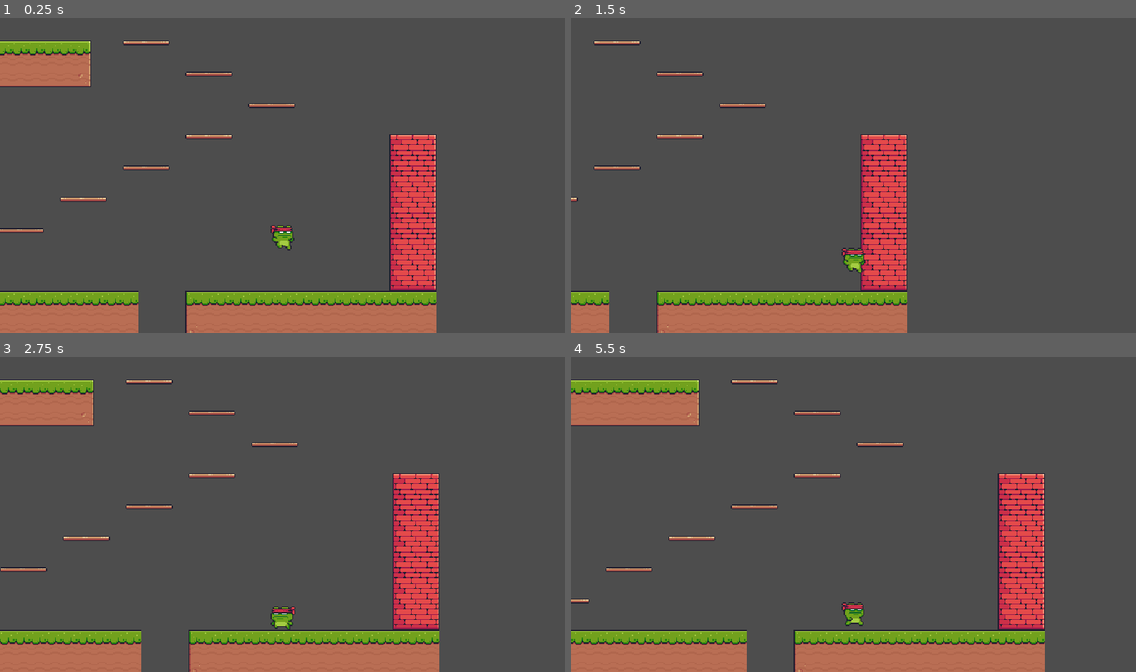
Above: before the commit, frames 1-4 (two rows, left to right).
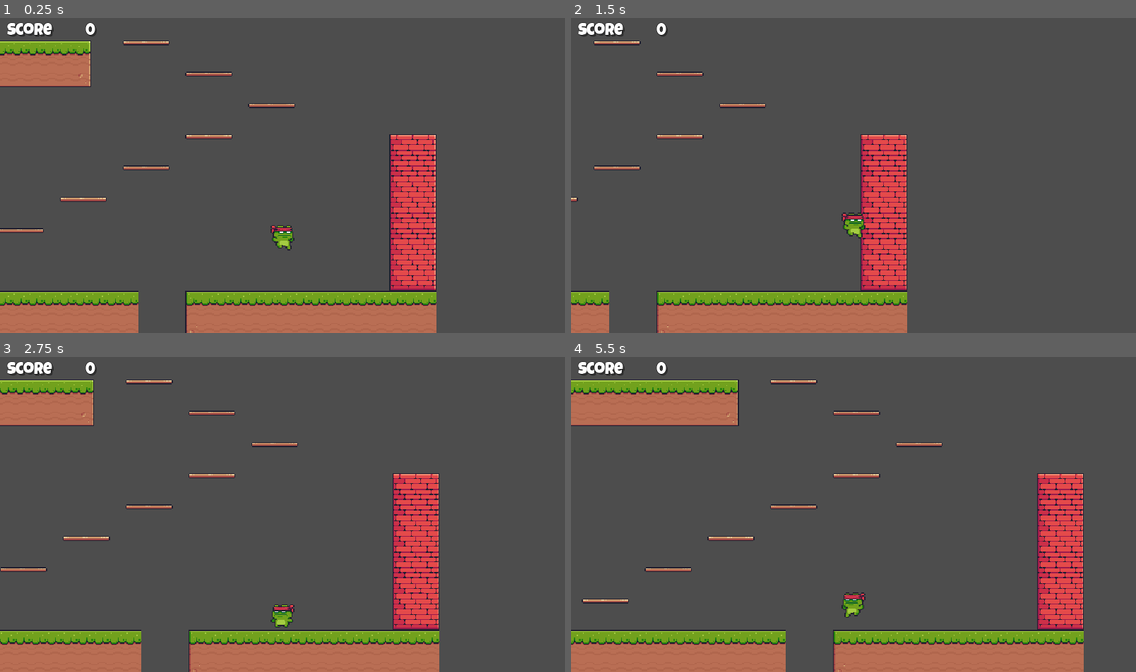
Above: after the commit, the same moments.

Repository: andreashsy/godot_workshop_prototype
Game: Godot game, scene res://scenes/level.tscn
The game is run twice, just before and just after one commit, with the same random seed, the same clock (stepped at 60 frames per second) and the same inputs.
Inputs:
- Up to frame 1 (0.25 s): no input
- Up to frame 2 (1.5 s): hold Right (right) from 0.53 s (still down); tap Space (jump) at 0.77 s
- Up to frame 3 (2.75 s): tap Space (jump) at 1.52 s; release Right (right) at 2.03 s; hold Left (left) from 2.03 s (still down)
- Up to frame 4 (5.5 s): release Left (left) at 2.78 s; hold Right (right) 2.78-4.28 s; tap Space (jump) at 3.02, 3.77, 4.52 s; hold Left (left) 4.28-5.03 s; hold Right (right) from 5.03 s (still down)

The runs differ from the first frame. In frame 1, 0.4% of the frame differs, in the area x 1-18%, y 1-6%; in frame 2, 0.9%; in frame 3, 0.6%; in frame 4, 15%, in the area x 0-91%, y 1-100%.

Commit message:
phase 2 - item, subclassed items, hud

Diff:
--- a/project.godot
+++ b/project.godot
@@ -14,6 +14,10 @@
 run/main_scene="res://scenes/level.tscn"
 config/features=PackedStringArray("4.2", "Forward Plus")
 config/icon="res://assets/icon.png"
+
+[autoload]
+
+GameManager="*res://singletons/game_manager.gd"
 
 [display]
 
--- /dev/null
+++ b/scenes/apple.tscn
@@ -0,0 +1,196 @@
+[gd_scene load_steps=30 format=3 uid="uid://1cvoxasei0a6"]
+
+[ext_resource type="PackedScene" uid="uid://do5l16skpw6x" path="res://scenes/item.tscn" id="1_jjwkm"]
+[ext_resource type="Script" path="res://scripts/apple.gd" id="2_cu33e"]
+[ext_resource type="Texture2D" uid="uid://d3pv28c8m6cdv" path="res://assets/items/Apple.png" id="3_838nv"]
+[ext_resource type="Texture2D" uid="uid://cp3hfinxad4ed" path="res://assets/items/Collected.png" id="3_djgyw"]
+
+[sub_resource type="CircleShape2D" id="CircleShape2D_yivai"]
+radius = 7.07107
+
+[sub_resource type="AtlasTexture" id="AtlasTexture_t3b2l"]
+atlas = ExtResource("3_838nv")
+region = Rect2(0, 0, 32, 32)
+
+[sub_resource type="AtlasTexture" id="AtlasTexture_n40fy"]
+atlas = ExtResource("3_838nv")
+region = Rect2(32, 0, 32, 32)
+
+[sub_resource type="AtlasTexture" id="AtlasTexture_54ear"]
+atlas = ExtResource("3_838nv")
+region = Rect2(64, 0, 32, 32)
+
+[sub_resource type="AtlasTexture" id="AtlasTexture_fmd3f"]
+atlas = ExtResource("3_838nv")
+region = Rect2(96, 0, 32, 32)
+
+[sub_resource type="AtlasTexture" id="AtlasTexture_y0gap"]
+atlas = ExtResource("3_838nv")
+region = Rect2(128, 0, 32, 32)
+
+[sub_resource type="AtlasTexture" id="AtlasTexture_630xb"]
+atlas = ExtResource("3_838nv")
+region = Rect2(160, 0, 32, 32)
+
+[sub_resource type="AtlasTexture" id="AtlasTexture_dvxom"]
+atlas = ExtResource("3_838nv")
+region = Rect2(192, 0, 32, 32)
+
+[sub_resource type="AtlasTexture" id="AtlasTexture_qpq8a"]
+atlas = ExtResource("3_838nv")
+region = Rect2(224, 0, 32, 32)
+
+[sub_resource type="AtlasTexture" id="AtlasTexture_4dm03"]
+atlas = ExtResource("3_838nv")
+region = Rect2(256, 0, 32, 32)
+
+[sub_resource type="AtlasTexture" id="AtlasTexture_p2lry"]
+atlas = ExtResource("3_838nv")
+region = Rect2(288, 0, 32, 32)
+
+[sub_resource type="AtlasTexture" id="AtlasTexture_601vp"]
+atlas = ExtResource("3_838nv")
+region = Rect2(320, 0, 32, 32)
+
+[sub_resource type="AtlasTexture" id="AtlasTexture_0nx7k"]
+atlas = ExtResource("3_838nv")
+region = Rect2(352, 0, 32, 32)
+
+[sub_resource type="AtlasTexture" id="AtlasTexture_l86oa"]
+atlas = ExtResource("3_838nv")
+region = Rect2(384, 0, 32, 32)
+
+[sub_resource type="AtlasTexture" id="AtlasTexture_tr7vk"]
+atlas = ExtResource("3_838nv")
+region = Rect2(416, 0, 32, 32)
+
+[sub_resource type="AtlasTexture" id="AtlasTexture_ijwlf"]
+atlas = ExtResource("3_838nv")
+region = Rect2(448, 0, 32, 32)
+
+[sub_resource type="AtlasTexture" id="AtlasTexture_w5squ"]
+atlas = ExtResource("3_838nv")
+region = Rect2(480, 0, 32, 32)
+
+[sub_resource type="AtlasTexture" id="AtlasTexture_wh8xr"]
+atlas = ExtResource("3_838nv")
+region = Rect2(512, 0, 32, 32)
+
+[sub_resource type="AtlasTexture" id="AtlasTexture_6puwq"]
+atlas = ExtResource("3_djgyw")
+region = Rect2(0, 0, 32, 32)
+
+[sub_resource type="AtlasTexture" id="AtlasTexture_m6sp1"]
+atlas = ExtResource("3_djgyw")
+region = Rect2(32, 0, 32, 32)
+
+[sub_resource type="AtlasTexture" id="AtlasTexture_10b3a"]
+atlas = ExtResource("3_djgyw")
+region = Rect2(64, 0, 32, 32)
+
+[sub_resource type="AtlasTexture" id="AtlasTexture_fxse3"]
+atlas = ExtResource("3_djgyw")
+region = Rect2(96, 0, 32, 32)
+
+[sub_resource type="AtlasTexture" id="AtlasTexture_0jqor"]
+atlas = ExtResource("3_djgyw")
+region = Rect2(128, 0, 32, 32)
+
+[sub_resource type="AtlasTexture" id="AtlasTexture_hu8eq"]
+atlas = ExtResource("3_djgyw")
+region = Rect2(160, 0, 32, 32)
+
+[sub_resource type="SpriteFrames" id="SpriteFrames_sif2h"]
+animations = [{
+"frames": [{
+"duration": 1.0,
+"texture": SubResource("AtlasTexture_t3b2l")
+}, {
+"duration": 1.0,
+"texture": SubResource("AtlasTexture_n40fy")
+}, {
+"duration": 1.0,
+"texture": SubResource("AtlasTexture_54ear")
+}, {
+"duration": 1.0,
+"texture": SubResource("AtlasTexture_fmd3f")
+}, {
+"duration": 1.0,
+"texture": SubResource("AtlasTexture_y0gap")
+}, {
+"duration": 1.0,
+"texture": SubResource("AtlasTexture_630xb")
+}, {
+"duration": 1.0,
+"texture": SubResource("AtlasTexture_dvxom")
+}, {
+"duration": 1.0,
+"texture": SubResource("AtlasTexture_qpq8a")
+}, {
+"duration": 1.0,
+"texture": SubResource("AtlasTexture_4dm03")
+}, {
+"duration": 1.0,
+"texture": SubResource("AtlasTexture_p2lry")
+}, {
+"duration": 1.0,
+"texture": SubResource("AtlasTexture_601vp")
+}, {
+"duration": 1.0,
+"texture": SubResource("AtlasTexture_0nx7k")
+}, {
+"duration": 1.0,
+"texture": SubResource("AtlasTexture_l86oa")
+}, {
+"duration": 1.0,
+"texture": SubResource("AtlasTexture_tr7vk")
+}, {
+"duration": 1.0,
+"texture": SubResource("AtlasTexture_ijwlf")
+}, {
+"duration": 1.0,
+"texture": SubResource("AtlasTexture_w5squ")
+}, {
+"duration": 1.0,
+"texture": SubResource("AtlasTexture_wh8xr")
+}],
+"loop": true,
+"name": &"apple",
+"speed": 10.0
+}, {
+"frames": [{
+"duration": 1.0,
+"texture": SubResource("AtlasTexture_6puwq")
+}, {
+"duration": 1.0,
+"texture": SubResource("AtlasTexture_m6sp1")
+}, {
+"duration": 1.0,
+"texture": SubResource("AtlasTexture_10b3a")
+}, {
+"duration": 1.0,
+"texture": SubResource("AtlasTexture_fxse3")
+}, {
+"duration": 1.0,
+"texture": SubResource("AtlasTexture_0jqor")
+}, {
+"duration": 1.0,
+"texture": SubResource("AtlasTexture_hu8eq")
+}],
+"loop": false,
+"name": &"collected",
+"speed": 10.0
+}]
+
+[node name="Apple" instance=ExtResource("1_jjwkm")]
+script = ExtResource("2_cu33e")
+REWARD = 2
+
+[node name="CollisionShape2D" parent="." index="0"]
+position = Vector2(0, -3)
+shape = SubResource("CircleShape2D_yivai")
+
+[node name="AnimatedSprite2D" parent="." index="1"]
+sprite_frames = SubResource("SpriteFrames_sif2h")
+animation = &"apple"
+autoplay = "apple"
--- /dev/null
+++ b/scenes/hud.tscn
@@ -0,0 +1,47 @@
+[gd_scene load_steps=4 format=3 uid="uid://cbgdhj8vrqrwb"]
+
+[ext_resource type="Script" path="res://scripts/hud.gd" id="1_nb6h0"]
+[ext_resource type="FontFile" uid="uid://0fr0no0womuo" path="res://assets/fonts/LuckiestGuy-Regular.ttf" id="1_xvjc7"]
+
+[sub_resource type="LabelSettings" id="LabelSettings_6tf0j"]
+font = ExtResource("1_xvjc7")
+font_size = 32
+outline_size = 3
+outline_color = Color(0, 0, 0, 1)
+shadow_size = 3
+shadow_color = Color(0, 0, 0, 0.337255)
+shadow_offset = Vector2(3, 3)
+
+[node name="HUD" type="CanvasLayer"]
+script = ExtResource("1_nb6h0")
+
+[node name="MarginContainer" type="MarginContainer" parent="."]
+anchors_preset = -1
+anchor_right = 0.182292
+anchor_bottom = 0.0509259
+grow_horizontal = 2
+theme_override_constants/margin_left = 15
+theme_override_constants/margin_top = 15
+theme_override_constants/margin_right = 15
+theme_override_constants/margin_bottom = 15
+metadata/_edit_use_anchors_ = true
+
+[node name="Score" type="VBoxContainer" parent="MarginContainer"]
+layout_mode = 2
+
+[node name="HBoxContainer" type="HBoxContainer" parent="MarginContainer/Score"]
+layout_mode = 2
+
+[node name="Label" type="Label" parent="MarginContainer/Score/HBoxContainer"]
+layout_mode = 2
+text = "Score"
+label_settings = SubResource("LabelSettings_6tf0j")
+vertical_alignment = 1
+
+[node name="Value" type="Label" parent="MarginContainer/Score/HBoxContainer"]
+layout_mode = 2
+size_flags_horizontal = 3
+text = "000"
+label_settings = SubResource("LabelSettings_6tf0j")
+horizontal_alignment = 2
+vertical_alignment = 1
--- /dev/null
+++ b/scenes/item.tscn
@@ -0,0 +1,66 @@
+[gd_scene load_steps=10 format=3 uid="uid://do5l16skpw6x"]
+
+[ext_resource type="Texture2D" uid="uid://cp3hfinxad4ed" path="res://assets/items/Collected.png" id="1_5g5u5"]
+[ext_resource type="Script" path="res://scripts/item.gd" id="1_u18rh"]
+
+[sub_resource type="AtlasTexture" id="AtlasTexture_6puwq"]
+atlas = ExtResource("1_5g5u5")
+region = Rect2(0, 0, 32, 32)
+
+[sub_resource type="AtlasTexture" id="AtlasTexture_m6sp1"]
+atlas = ExtResource("1_5g5u5")
+region = Rect2(32, 0, 32, 32)
+
+[sub_resource type="AtlasTexture" id="AtlasTexture_10b3a"]
+atlas = ExtResource("1_5g5u5")
+region = Rect2(64, 0, 32, 32)
+
+[sub_resource type="AtlasTexture" id="AtlasTexture_fxse3"]
+atlas = ExtResource("1_5g5u5")
+region = Rect2(96, 0, 32, 32)
+
+[sub_resource type="AtlasTexture" id="AtlasTexture_0jqor"]
+atlas = ExtResource("1_5g5u5")
+region = Rect2(128, 0, 32, 32)
+
+[sub_resource type="AtlasTexture" id="AtlasTexture_hu8eq"]
+atlas = ExtResource("1_5g5u5")
+region = Rect2(160, 0, 32, 32)
+
+[sub_resource type="SpriteFrames" id="SpriteFrames_jirhk"]
+animations = [{
+"frames": [{
+"duration": 1.0,
+"texture": SubResource("AtlasTexture_6puwq")
+}, {
+"duration": 1.0,
+"texture": SubResource("AtlasTexture_m6sp1")
+}, {
+"duration": 1.0,
+"texture": SubResource("AtlasTexture_10b3a")
+}, {
+"duration": 1.0,
+"texture": SubResource("AtlasTexture_fxse3")
+}, {
+"duration": 1.0,
+"texture": SubResource("AtlasTexture_0jqor")
+}, {
+"duration": 1.0,
+"texture": SubResource("AtlasTexture_hu8eq")
+}],
+"loop": false,
+"name": &"collected",
+"speed": 10.0
+}]
+
+[node name="Item" type="Area2D"]
+script = ExtResource("1_u18rh")
+
+[node name="CollisionShape2D" type="CollisionShape2D" parent="."]
+
+[node name="AnimatedSprite2D" type="AnimatedSprite2D" parent="."]
+position = Vector2(0, -1)
+sprite_frames = SubResource("SpriteFrames_jirhk")
+animation = &"collected"
+
+[connection signal="body_entered" from="." to="." method="_on_body_entered"]
--- a/scenes/level.tscn
+++ b/scenes/level.tscn
@@ -1,8 +1,11 @@
-[gd_scene load_steps=7 format=3 uid="uid://bmd745plyxo0o"]
+[gd_scene load_steps=10 format=3 uid="uid://bmd745plyxo0o"]
 
 [ext_resource type="Script" path="res://scripts/level.gd" id="1_j2jxp"]
 [ext_resource type="Texture2D" uid="uid://c0oysd4nhdmug" path="res://assets/Terrain (16x16).png" id="1_wctjx"]
 [ext_resource type="PackedScene" uid="uid://o6tdu5564giv" path="res://scenes/ninja_frog.tscn" id="2_ahte1"]
+[ext_resource type="PackedScene" uid="uid://1cvoxasei0a6" path="res://scenes/apple.tscn" id="4_nokjo"]
+[ext_resource type="PackedScene" uid="uid://6awga7ba6loc" path="res://scenes/pineapple.tscn" id="5_ksk03"]
+[ext_resource type="PackedScene" uid="uid://cbgdhj8vrqrwb" path="res://scenes/hud.tscn" id="6_qnp1h"]
 
 [sub_resource type="TileSetAtlasSource" id="TileSetAtlasSource_5f636"]
 texture = ExtResource("1_wctjx")
@@ -495,6 +498,7 @@
 shape = SubResource("RectangleShape2D_1i7ev")
 
 [node name="NinjaFrog" parent="." instance=ExtResource("2_ahte1")]
+JUMP = 250.0
 
 [node name="StartPoistions" type="Node" parent="."]
 
@@ -507,4 +511,26 @@
 [node name="StartPos3" type="Marker2D" parent="StartPoistions" groups=["start_pos"]]
 position = Vector2(1123, 518)
 
+[node name="Rewards" type="Node" parent="."]
+
+[node name="Apple" parent="Rewards" instance=ExtResource("4_nokjo")]
+position = Vector2(270, 564)
+
+[node name="Apple4" parent="Rewards" instance=ExtResource("4_nokjo")]
+position = Vector2(243, 564)
+
+[node name="Apple5" parent="Rewards" instance=ExtResource("4_nokjo")]
+position = Vector2(298, 564)
+
+[node name="Apple6" parent="Rewards" instance=ExtResource("4_nokjo")]
+position = Vector2(270, 526)
+
+[node name="Pineapple" parent="Rewards" instance=ExtResource("5_ksk03")]
+position = Vector2(256, 542)
+
+[node name="Pineapple2" parent="Rewards" instance=ExtResource("5_ksk03")]
+position = Vector2(284, 541)
+
+[node name="HUD" parent="." instance=ExtResource("6_qnp1h")]
+
 [connection signal="body_entered" from="DeadZone" to="." method="_on_dead_zone_body_entered"]
--- /dev/null
+++ b/scenes/pineapple.tscn
@@ -0,0 +1,193 @@
+[gd_scene load_steps=29 format=3 uid="uid://6awga7ba6loc"]
+
+[ext_resource type="PackedScene" uid="uid://do5l16skpw6x" path="res://scenes/item.tscn" id="1_m7jsf"]
+[ext_resource type="Texture2D" uid="uid://cp3hfinxad4ed" path="res://assets/items/Collected.png" id="2_sioac"]
+[ext_resource type="Texture2D" uid="uid://dtij0f4v4x55q" path="res://assets/items/Pineapple.png" id="3_g2i38"]
+
+[sub_resource type="RectangleShape2D" id="RectangleShape2D_prove"]
+size = Vector2(10, 17)
+
+[sub_resource type="AtlasTexture" id="AtlasTexture_6puwq"]
+atlas = ExtResource("2_sioac")
+region = Rect2(0, 0, 32, 32)
+
+[sub_resource type="AtlasTexture" id="AtlasTexture_m6sp1"]
+atlas = ExtResource("2_sioac")
+region = Rect2(32, 0, 32, 32)
+
+[sub_resource type="AtlasTexture" id="AtlasTexture_10b3a"]
+atlas = ExtResource("2_sioac")
+region = Rect2(64, 0, 32, 32)
+
+[sub_resource type="AtlasTexture" id="AtlasTexture_fxse3"]
+atlas = ExtResource("2_sioac")
+region = Rect2(96, 0, 32, 32)
+
+[sub_resource type="AtlasTexture" id="AtlasTexture_0jqor"]
+atlas = ExtResource("2_sioac")
+region = Rect2(128, 0, 32, 32)
+
+[sub_resource type="AtlasTexture" id="AtlasTexture_hu8eq"]
+atlas = ExtResource("2_sioac")
+region = Rect2(160, 0, 32, 32)
+
+[sub_resource type="AtlasTexture" id="AtlasTexture_8kal8"]
+atlas = ExtResource("3_g2i38")
+region = Rect2(0, 0, 32, 32)
+
+[sub_resource type="AtlasTexture" id="AtlasTexture_s3nfr"]
+atlas = ExtResource("3_g2i38")
+region = Rect2(32, 0, 32, 32)
+
+[sub_resource type="AtlasTexture" id="AtlasTexture_b8vwq"]
+atlas = ExtResource("3_g2i38")
+region = Rect2(64, 0, 32, 32)
+
+[sub_resource type="AtlasTexture" id="AtlasTexture_qlu82"]
+atlas = ExtResource("3_g2i38")
+region = Rect2(96, 0, 32, 32)
+
+[sub_resource type="AtlasTexture" id="AtlasTexture_mffgj"]
+atlas = ExtResource("3_g2i38")
+region = Rect2(128, 0, 32, 32)
+
+[sub_resource type="AtlasTexture" id="AtlasTexture_6586p"]
+atlas = ExtResource("3_g2i38")
+region = Rect2(160, 0, 32, 32)
+
+[sub_resource type="AtlasTexture" id="AtlasTexture_ots3s"]
+atlas = ExtResource("3_g2i38")
+region = Rect2(192, 0, 32, 32)
+
+[sub_resource type="AtlasTexture" id="AtlasTexture_kdq4b"]
+atlas = ExtResource("3_g2i38")
+region = Rect2(224, 0, 32, 32)
+
+[sub_resource type="AtlasTexture" id="AtlasTexture_aetjb"]
+atlas = ExtResource("3_g2i38")
+region = Rect2(256, 0, 32, 32)
+
+[sub_resource type="AtlasTexture" id="AtlasTexture_krhjg"]
+atlas = ExtResource("3_g2i38")
+region = Rect2(288, 0, 32, 32)
+
+[sub_resource type="AtlasTexture" id="AtlasTexture_gh4ne"]
+atlas = ExtResource("3_g2i38")
+region = Rect2(320, 0, 32, 32)
+
+[sub_resource type="AtlasTexture" id="AtlasTexture_b0sni"]
+atlas = ExtResource("3_g2i38")
+region = Rect2(352, 0, 32, 32)
+
+[sub_resource type="AtlasTexture" id="AtlasTexture_e1utg"]
+atlas = ExtResource("3_g2i38")
+region = Rect2(384, 0, 32, 32)
+
+[sub_resource type="AtlasTexture" id="AtlasTexture_a8amg"]
+atlas = ExtResource("3_g2i38")
+region = Rect2(416, 0, 32, 32)
+
+[sub_resource type="AtlasTexture" id="AtlasTexture_oimtp"]
+atlas = ExtResource("3_g2i38")
+region = Rect2(448, 0, 32, 32)
+
+[sub_resource type="AtlasTexture" id="AtlasTexture_waneo"]
+atlas = ExtResource("3_g2i38")
+region = Rect2(480, 0, 32, 32)
+
+[sub_resource type="AtlasTexture" id="AtlasTexture_knip3"]
+atlas = ExtResource("3_g2i38")
+region = Rect2(512, 0, 32, 32)
+
+[sub_resource type="SpriteFrames" id="SpriteFrames_1q01w"]
+animations = [{
+"frames": [{
+"duration": 1.0,
+"texture": SubResource("AtlasTexture_6puwq")
+}, {
+"duration": 1.0,
+"texture": SubResource("AtlasTexture_m6sp1")
+}, {
+"duration": 1.0,
+"texture": SubResource("AtlasTexture_10b3a")
+}, {
+"duration": 1.0,
+"texture": SubResource("AtlasTexture_fxse3")
+}, {
+"duration": 1.0,
+"texture": SubResource("AtlasTexture_0jqor")
+}, {
+"duration": 1.0,
+"texture": SubResource("AtlasTexture_hu8eq")
+}],
+"loop": false,
+"name": &"collected",
+"speed": 10.0
+}, {
+"frames": [{
+"duration": 1.0,
+"texture": SubResource("AtlasTexture_8kal8")
+}, {
+"duration": 1.0,
+"texture": SubResource("AtlasTexture_s3nfr")
+}, {
+"duration": 1.0,
+"texture": SubResource("AtlasTexture_b8vwq")
+}, {
+"duration": 1.0,
+"texture": SubResource("AtlasTexture_qlu82")
+}, {
+"duration": 1.0,
+"texture": SubResource("AtlasTexture_mffgj")
+}, {
+"duration": 1.0,
+"texture": SubResource("AtlasTexture_6586p")
+}, {
+"duration": 1.0,
+"texture": SubResource("AtlasTexture_ots3s")
+}, {
+"duration": 1.0,
+"texture": SubResource("AtlasTexture_kdq4b")
+}, {
+"duration": 1.0,
+"texture": SubResource("AtlasTexture_aetjb")
+}, {
+"duration": 1.0,
+"texture": SubResource("AtlasTexture_krhjg")
+}, {
+"duration": 1.0,
+"texture": SubResource("AtlasTexture_gh4ne")
+}, {
+"duration": 1.0,
+"texture": SubResource("AtlasTexture_b0sni")
+}, {
+"duration": 1.0,
+"texture": SubResource("AtlasTexture_e1utg")
+}, {
+"duration": 1.0,
+"texture": SubResource("AtlasTexture_a8amg")
+}, {
+"duration": 1.0,
+"texture": SubResource("AtlasTexture_oimtp")
+}, {
+"duration": 1.0,
+"texture": SubResource("AtlasTexture_waneo")
+}, {
+"duration": 1.0,
+"texture": SubResource("AtlasTexture_knip3")
+}],
+"loop": true,
+"name": &"pineapple",
+"speed": 5.0
+}]
+
+[node name="Pineapple" instance=ExtResource("1_m7jsf")]
+
+[node name="CollisionShape2D" parent="." index="0"]
+position = Vector2(0, -1.5)
+shape = SubResource("RectangleShape2D_prove")
+
+[node name="AnimatedSprite2D" parent="." index="1"]
+sprite_frames = SubResource("SpriteFrames_1q01w")
+animation = &"pineapple"
+autoplay = "pineapple"
--- /dev/null
+++ b/scripts/apple.gd
@@ -0,0 +1,4 @@
+extends Item
+
+func _ready():
+   pass
--- /dev/null
+++ b/scripts/hud.gd
@@ -0,0 +1,13 @@
+extends CanvasLayer
+
+@onready var value = $MarginContainer/Score/HBoxContainer/Value
+
+func _ready():
+   GameManager.on_score.connect(_on_score)
+   update_score(GameManager.score)
+
+func _on_score(score: int) -> void:
+   update_score(score)
+
+func update_score(score: int) -> void:
+   value.text = "%d" %score
--- /dev/null
+++ b/scripts/item.gd
@@ -0,0 +1,14 @@
+class_name Item
+extends Area2D
+
+@export var REWARD: int = 5
+
+@onready var animated_sprite_2d = $AnimatedSprite2D
+
+func _on_body_entered(body):
+   print(">>> reward: ", REWARD)
+   body_entered.disconnect(_on_body_entered)
+   animated_sprite_2d.play("collected")
+   GameManager.add_reward(REWARD)
+   await animated_sprite_2d.animation_finished
+   queue_free()
--- /dev/null
+++ b/singletons/game_manager.gd
@@ -0,0 +1,9 @@
+extends Node
+
+signal on_score(reward: int)
+
+var score: int = 0
+
+func add_reward(reward: int) -> void:
+   score += reward
+   on_score.emit(score)
